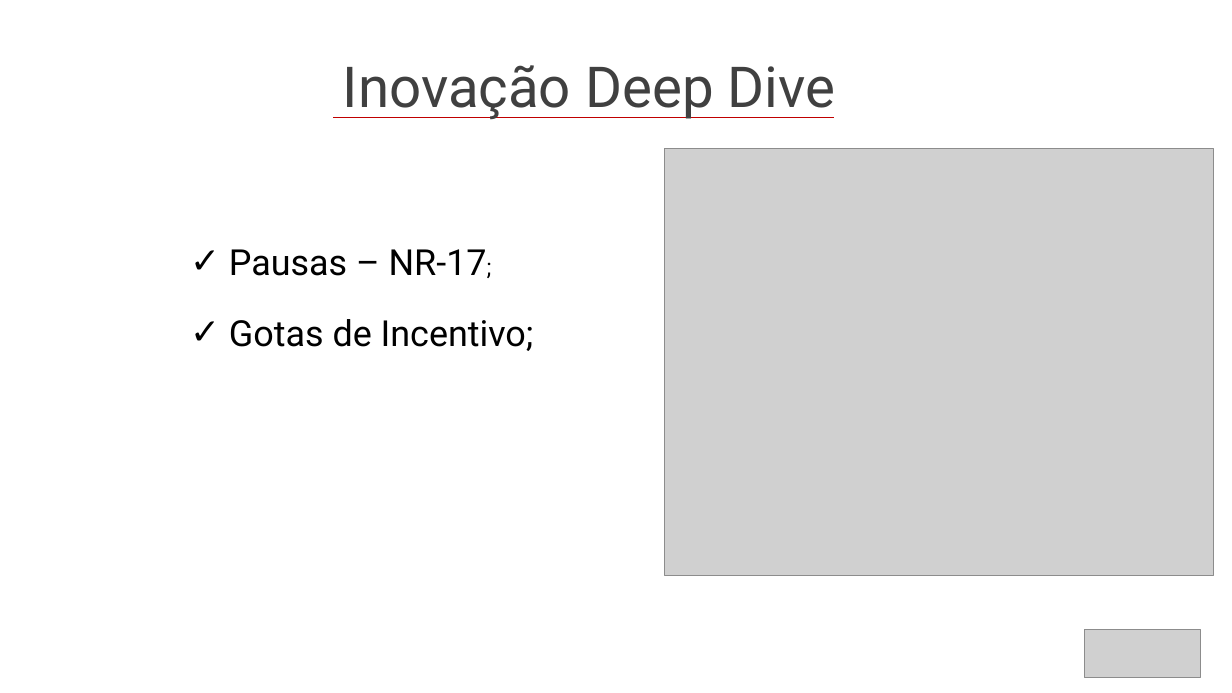
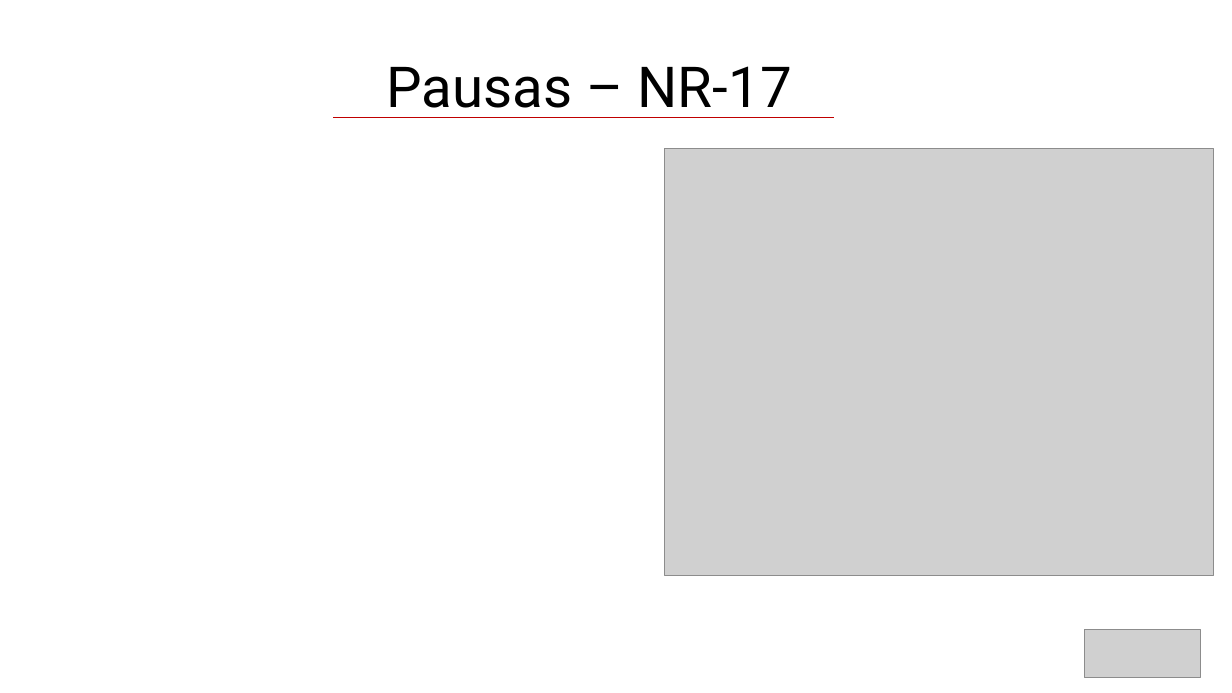
Before and after one commit to BandTec/grupo-07-adsa-20201, a slide deck: slide 6 of Documentação/Slide Final.pptx (slide 7 before the commit). Drawn at 1232x693 pixels with LibreOffice and Linux fonts; fonts in the diff are those of the drawing; grey boxes stand for pictures. Boxes give left, top, right and bottom in pixels: in the first picture for what was removed or moved away, otherwise in the second. Text is boxed around its words. In the diff, an @@ line names an element or a change of style, - is before the commit and + after.

```diff
--- a/Documentação/Slide Final.pptx
+++ b/Documentação/Slide Final.pptx
@@ text at [387, 66, 792, 118]: text changed; text colour #404040 to #000000 @@
-Inovação Deep Dive
+Pausas – NR-17
@@ text removed at [229, 249, 534, 351] @@
-✓ Pausas – NR-17;
-✓ Gotas de Incentivo;
```
Also in this commit, not shown: 1 other slide changed, 1 slide added, 15 other files.
